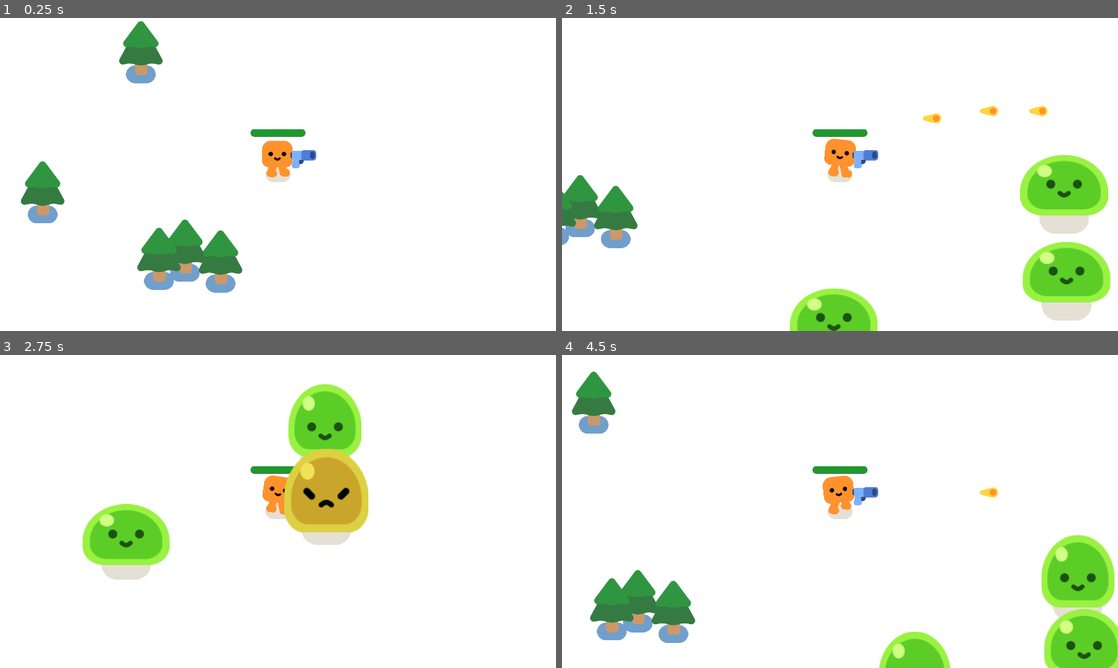
Above: before the commit, frames 1-4 (two rows, left to right).
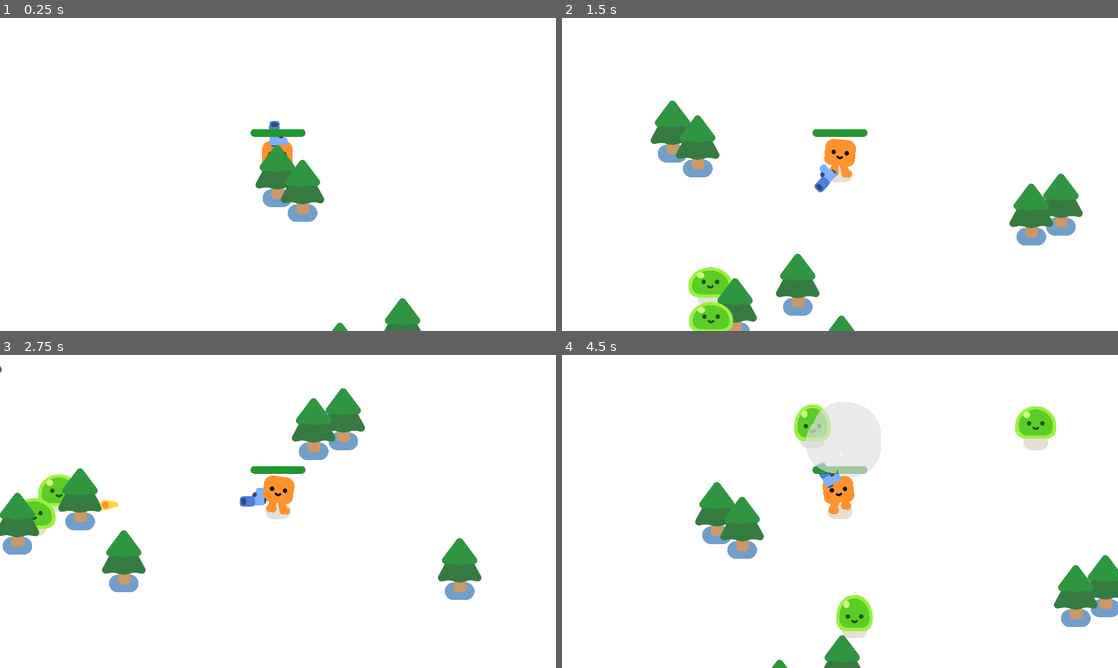
Above: after the commit, the same moments.

Repository: onegm/ZombieBasher
Game: Godot game, scene res://game.tscn
Same seed, same stepped clock (60 frames per second), same inputs: the game is played once before the commit and once after it.
Inputs:
- Up to frame 1 (0.25 s): no input
- Up to frame 2 (1.5 s): hold D (move_right) 0.53-1.28 s; hold S (move_down) from 1.28 s (still down)
- Up to frame 3 (2.75 s): release S (move_down) at 2.03 s; hold D (move_right) from 2.03 s (still down)
- Up to frame 4 (4.5 s): release D (move_right) at 2.78 s; hold W (move_up) 2.78-3.53 s; hold A (move_left) from 3.53 s (still down)

The runs differ from the first frame. In frame 1, 7.4% of the frame differs, in the area x 3-76%, y 0-100%; in frame 2, 16%, in the area x 0-99%, y 26-100%; in frame 3, 13%; in frame 4, 15%.

Commit message:
fix y sorting

Diff:
--- a/characters/enemies/slime/slime.tscn
+++ b/characters/enemies/slime/slime.tscn
@@ -11,7 +11,7 @@
 collision_layer = 2
 collision_mask = 3
 motion_mode = 1
-platform_floor_layers = 4294967040
+platform_floor_layers = 4294901760
 script = ExtResource("1_3pmth")
 death_scene = ExtResource("2_yrdsg")
 
--- a/characters/enemies/super_slime/super_slime.tscn
+++ b/characters/enemies/super_slime/super_slime.tscn
@@ -9,8 +9,10 @@
 
 [node name="SuperSlime" type="CharacterBody2D"]
 scale = Vector2(2, 2)
+collision_layer = 2
+collision_mask = 3
 motion_mode = 1
-platform_floor_layers = 4294967040
+platform_floor_layers = 4294901760
 script = ExtResource("1_rlhc3")
 health = 10
 speed = 50
--- a/characters/player/player.gd
+++ b/characters/player/player.gd
@@ -1,4 +1,5 @@
 extends CharacterBody2D
+class_name Player
 
 var speed = 600
 var health = 100.0
--- a/game.gd
+++ b/game.gd
@@ -2,9 +2,6 @@
 
 @export
 var enemy_scene : PackedScene
-
-@onready
-var spawn_path = $Player/SpawnPath/PathFollow2D
 
 func _ready():
 	$Timer.timeout.connect(spawn_enemy)
@@ -13,9 +10,10 @@
 		spawn_enemy()
 
 func spawn_enemy():
-	var enemy = enemy_scene.instantiate()
-	spawn_path.progress_ratio = randf()
-	enemy.global_position = spawn_path.global_position
+	#var enemy = enemy_scene.instantiate()
+	#spawn_path.progress_ratio = randf()
+	#enemy.global_position = spawn_path.global_position
+	var enemy = $Player/EnemySpawner.spawn_enemy()
 	enemy.player = $Player
 	add_child(enemy)
 
--- a/game.tscn
+++ b/game.tscn
@@ -4,12 +4,7 @@
 [ext_resource type="PackedScene" uid="uid://5nxdore3bgcy" path="res://characters/player/player.tscn" id="1_b4hr8"]
 [ext_resource type="PackedScene" uid="uid://dxcwp38vn1rsq" path="res://characters/enemies/super_slime/super_slime.tscn" id="2_8pbn8"]
 [ext_resource type="PackedScene" uid="uid://cdq2mn73x5nr4" path="res://trees/tree.tscn" id="2_p2xvj"]
-
-[sub_resource type="Curve2D" id="Curve2D_8xtnu"]
-_data = {
-"points": PackedVector2Array(0, 0, 0, 0, -177, -61, 0, 0, 0, 0, -194, 1282, 0, 0, 0, 0, 2077, 1284, 0, 0, 0, 0, 2077, -67, 0, 0, 0, 0, -178, -60)
-}
-point_count = 5
+[ext_resource type="PackedScene" uid="uid://blqc7kyuoi1m5" path="res://util/enemy_spawner.tscn" id="4_drkt5"]
 
 [node name="Game" type="Node2D"]
 y_sort_enabled = true
@@ -24,51 +19,45 @@
 offset_bottom = 1104.0
 
 [node name="Player" parent="." instance=ExtResource("1_b4hr8")]
-position = Vector2(1775, 568)
+position = Vector2(461, 333)
 
-[node name="SpawnPath" type="Path2D" parent="Player"]
-position = Vector2(-950, -619)
-curve = SubResource("Curve2D_8xtnu")
+[node name="EnemySpawner" parent="Player" instance=ExtResource("4_drkt5")]
 
-[node name="PathFollow2D" type="PathFollow2D" parent="Player/SpawnPath"]
-position = Vector2(-177, -61)
-rotation = 1.58345
-rotates = false
+[node name="Trees" type="Node2D" parent="."]
+y_sort_enabled = true
 
-[node name="Tree" parent="." instance=ExtResource("2_p2xvj")]
-position = Vector2(444, 382)
+[node name="Tree" parent="Trees" instance=ExtResource("2_p2xvj")]
+position = Vector2(459, 384)
 
-[node name="Tree2" parent="." instance=ExtResource("2_p2xvj")]
-position = Vector2(514, 386)
+[node name="Tree2" parent="Trees" instance=ExtResource("2_p2xvj")]
+position = Vector2(527, 424)
 
-[node name="Tree3" parent="." instance=ExtResource("2_p2xvj")]
-position = Vector2(446, 436)
+[node name="Tree3" parent="Trees" instance=ExtResource("2_p2xvj")]
+position = Vector2(797, 797)
 
-[node name="Tree4" parent="." instance=ExtResource("2_p2xvj")]
-position = Vector2(1454, 842)
+[node name="Tree4" parent="Trees" instance=ExtResource("2_p2xvj")]
+position = Vector2(628, 863)
 
-[node name="Tree5" parent="." instance=ExtResource("2_p2xvj")]
-position = Vector2(1524, 820)
+[node name="Tree5" parent="Trees" instance=ExtResource("2_p2xvj")]
+position = Vector2(915, 964)
 
-[node name="Tree6" parent="." instance=ExtResource("2_p2xvj")]
-position = Vector2(1620, 849)
+[node name="Tree6" parent="Trees" instance=ExtResource("2_p2xvj")]
+position = Vector2(1507, 581)
 
-[node name="Tree7" parent="." instance=ExtResource("2_p2xvj")]
-position = Vector2(1405, 285)
+[node name="Tree7" parent="Trees" instance=ExtResource("2_p2xvj")]
+position = Vector2(1427, 608)
 
-[node name="Tree8" parent="." instance=ExtResource("2_p2xvj")]
-position = Vector2(1140, 663)
+[node name="Tree8" parent="Trees" instance=ExtResource("2_p2xvj")]
+position = Vector2(1821, 985)
 
-[node name="Tree9" parent="." instance=ExtResource("2_p2xvj")]
-position = Vector2(246, 128)
+[node name="Tree9" parent="Trees" instance=ExtResource("2_p2xvj")]
+position = Vector2(1842, 112)
 
-[node name="Tree10" parent="." instance=ExtResource("2_p2xvj")]
-position = Vector2(428, 914)
-
-[node name="Tree11" parent="." instance=ExtResource("2_p2xvj")]
-position = Vector2(858, 464)
+[node name="Tree10" parent="Trees" instance=ExtResource("2_p2xvj")]
+position = Vector2(1868, 184)
 
 [node name="Timer" type="Timer" parent="."]
+wait_time = 1.5
 autostart = true
 
 [node name="GameOverLayer" type="CanvasLayer" parent="."]
--- /dev/null
+++ b/util/enemy_spawner.gd
@@ -0,0 +1,19 @@
+extends Node2D
+
+const slime_scene = preload("res://characters/enemies/slime/slime.tscn")
+const super_slime_scene = preload("res://characters/enemies/super_slime/super_slime.tscn")
+
+@onready
+var spawn_path = $SpawnPath/PathFollow2D
+
+func spawn_enemy() -> Enemy:
+	var enemy
+	var num = randf()
+	if num < 0.9:
+		enemy = slime_scene.instantiate()
+	else:
+		enemy = super_slime_scene.instantiate()
+
+	spawn_path.progress_ratio = randf()
+	enemy.global_position = spawn_path.global_position
+	return enemy
--- /dev/null
+++ b/util/enemy_spawner.tscn
@@ -0,0 +1,21 @@
+[gd_scene load_steps=3 format=3 uid="uid://blqc7kyuoi1m5"]
+
+[ext_resource type="Script" path="res://util/enemy_spawner.gd" id="1_gwyqv"]
+
+[sub_resource type="Curve2D" id="Curve2D_ijxxw"]
+_data = {
+"points": PackedVector2Array(0, 0, 0, 0, -177, -61, 0, 0, 0, 0, -194, 1282, 0, 0, 0, 0, 2077, 1284, 0, 0, 0, 0, 2077, -67, 0, 0, 0, 0, -178, -60)
+}
+point_count = 5
+
+[node name="EnemySpawner" type="Node2D"]
+script = ExtResource("1_gwyqv")
+
+[node name="SpawnPath" type="Path2D" parent="."]
+position = Vector2(-950, -619)
+curve = SubResource("Curve2D_ijxxw")
+
+[node name="PathFollow2D" type="PathFollow2D" parent="SpawnPath"]
+position = Vector2(-177, -61)
+rotation = 1.58345
+rotates = false
--- a/weapons/pistol/pistol.tscn
+++ b/weapons/pistol/pistol.tscn
@@ -26,5 +26,5 @@
 position = Vector2(25, -11)
 
 [node name="Timer" type="Timer" parent="."]
-wait_time = 0.33
+wait_time = 0.5
 autostart = true
